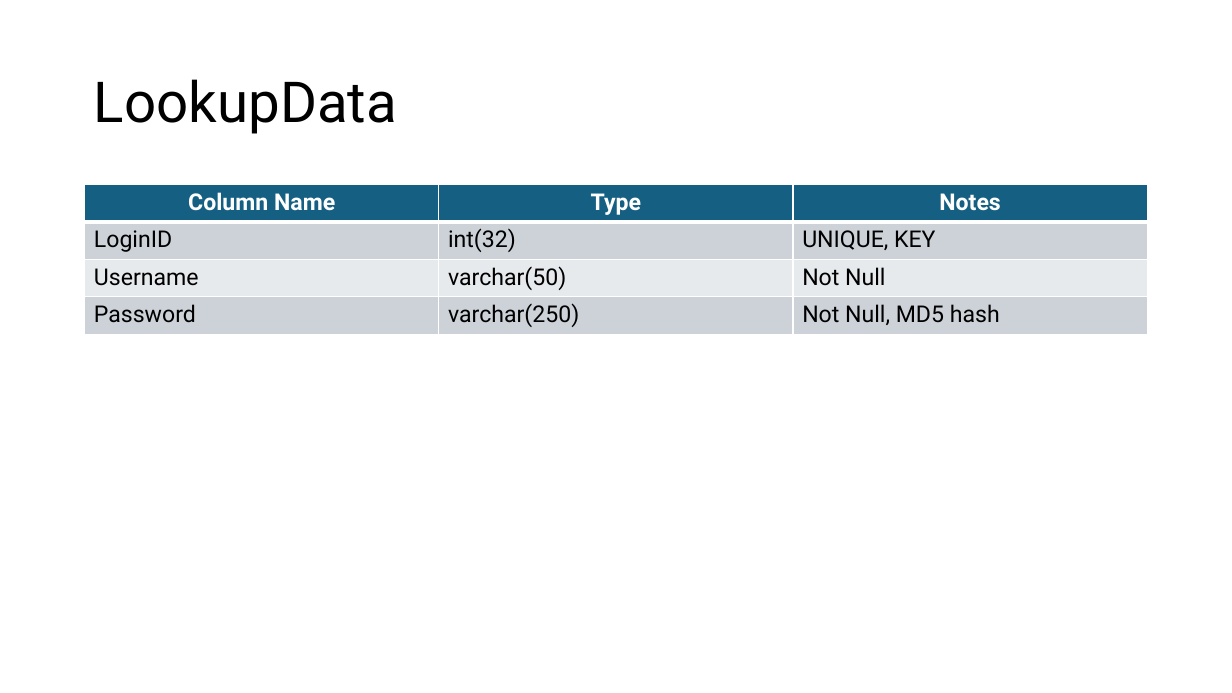
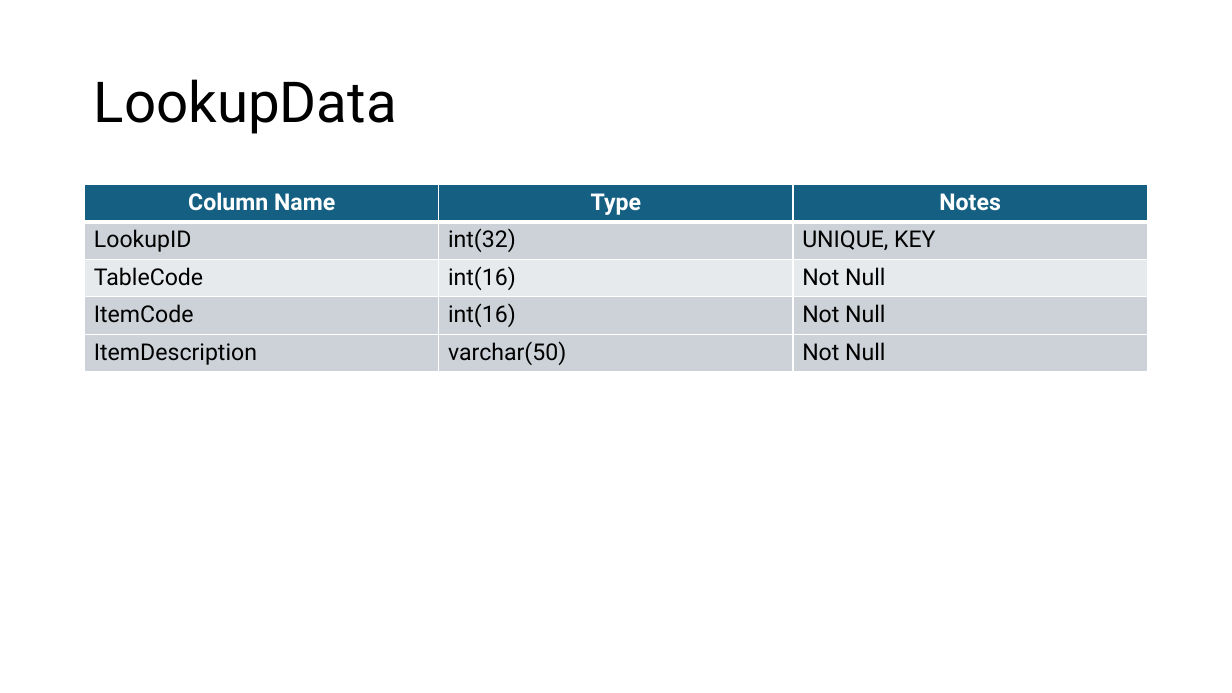
Before and after one commit to ShAntwan/Relive, a slide deck: slide 2 of ProjectDocumentaion/TableDesigns.pptx. Drawn at 1232x693 pixels with LibreOffice and Linux fonts; fonts in the diff are those of the drawing. Boxes give left, top, right and bottom in pixels: in the first picture for what was removed or moved away, otherwise in the second. Text is boxed around its words. In the diff, an @@ line names an element or a change of style, - is before the commit and + after.

```diff
--- a/ProjectDocumentaion/TableDesigns.pptx
+++ b/ProjectDocumentaion/TableDesigns.pptx
@@ table at [85,185,1147,372] @@
-row 2: LoginID | int(32) | UNIQUE, KEY
-row 3: Username | varchar(50) | Not Null
-row 4: Password | varchar(250) | Not Null, MD5 hash
+row 2: LookupID | int(32) | UNIQUE, KEY
+row 3: TableCode | int(16) | Not Null
+row 4: ItemCode | int(16) | Not Null
+row 5: ItemDescription | varchar(50) | Not Null
```
Also in this commit, not shown: 10 other slides changed, 1 slide added, 4 other files.
